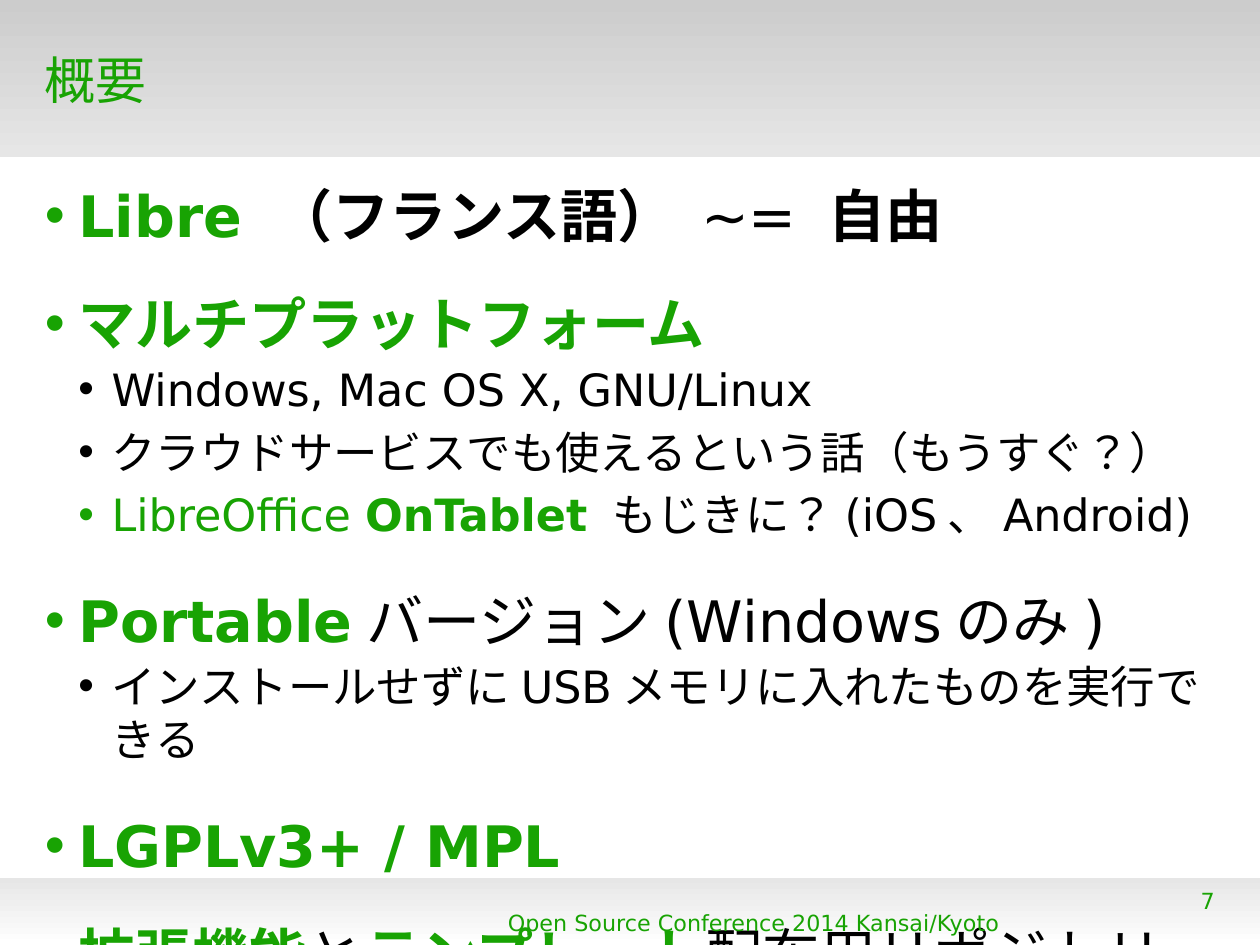
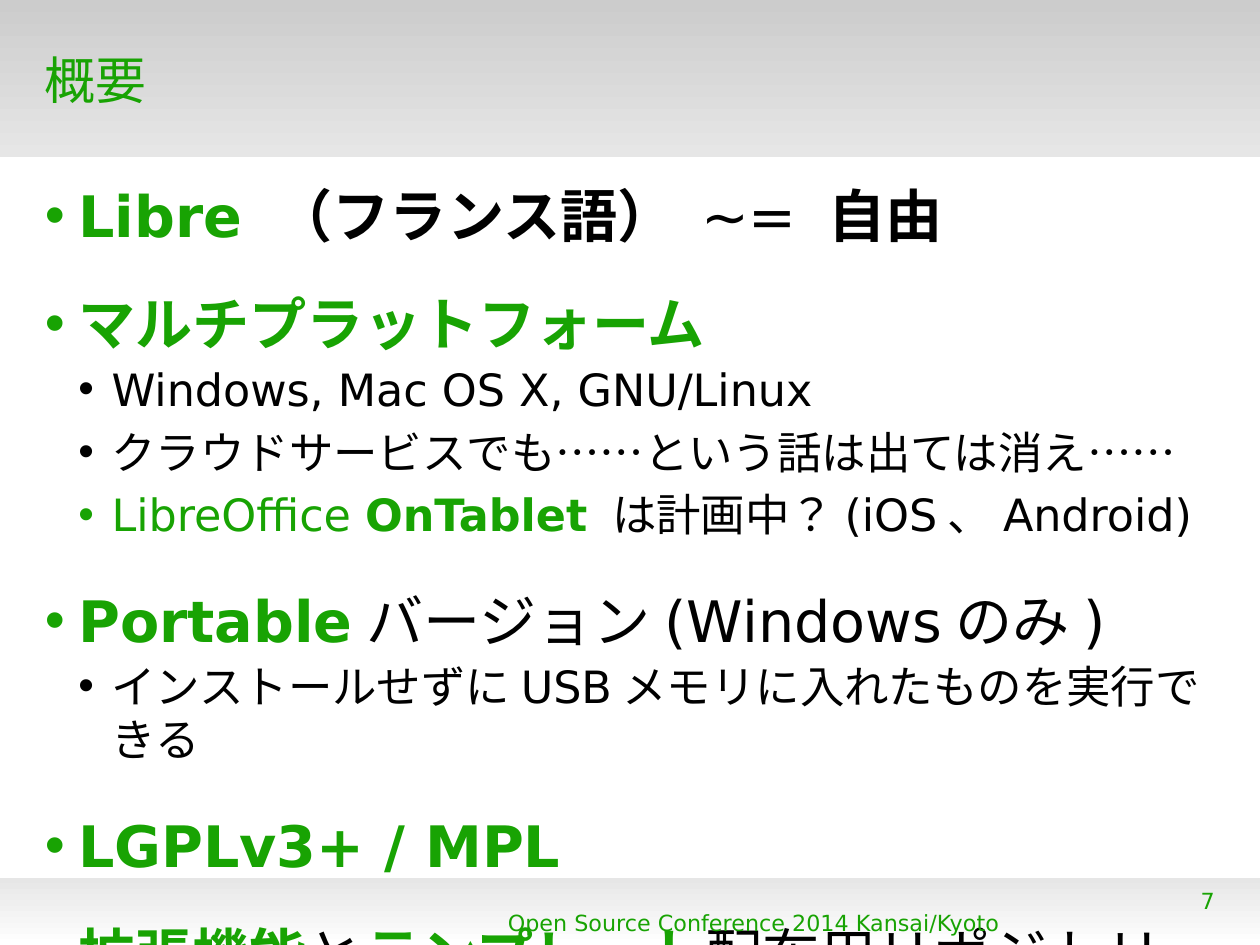
Before and after one commit to gitter-badger/KantoLibreOffice, a slide deck: slide 7 of others/OSC2014Kansai.odp. Drawn at 1260x945 pixels with LibreOffice and Linux fonts; fonts in the diff are those of the drawing; background and template pictures are left out. Boxes give left, top, right and bottom in pixels: in the first picture for what was removed or moved away, otherwise in the second. Text is boxed around its words. In the diff, an @@ line names an element or a change of style, - is before the commit and + after.

Commit message:
Jul204/OSC2014Kansai.odp - work in progress

```diff
--- a/others/OSC2014Kansai.odp
+++ b/others/OSC2014Kansai.odp
@@ text at (x1=112, y1=431, x2=1192, y2=537): text changed @@
-  • クラウドサービスでも使えるという話（もうすぐ？）
-  • LibreOffice OnTablet もじきに？(iOS、Android)
+  • クラウドサービスでも……という話は出ては消え……
+  • LibreOffice OnTablet は計画中？(iOS、Android)
```
Also in this commit, not shown: 3 other slides changed.
